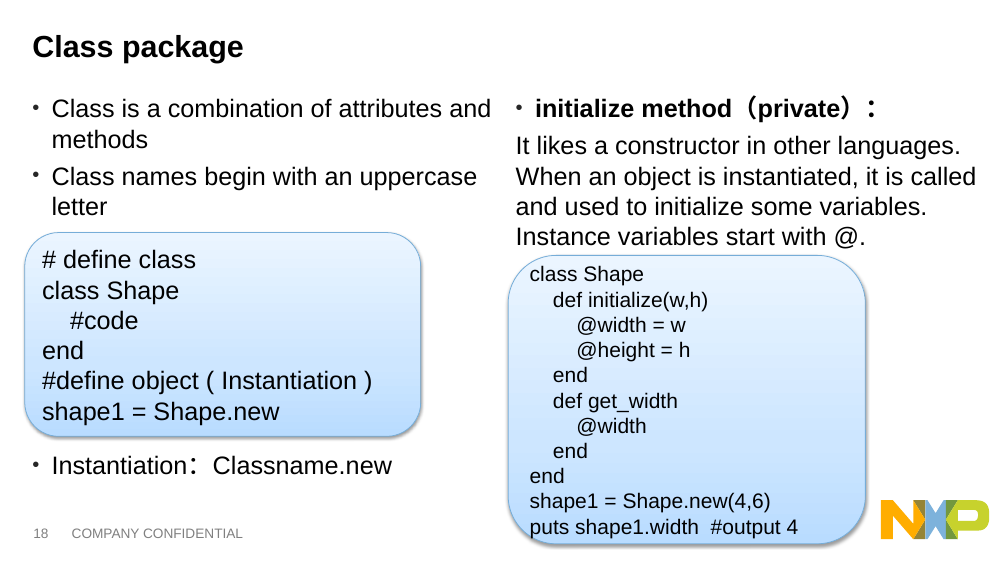
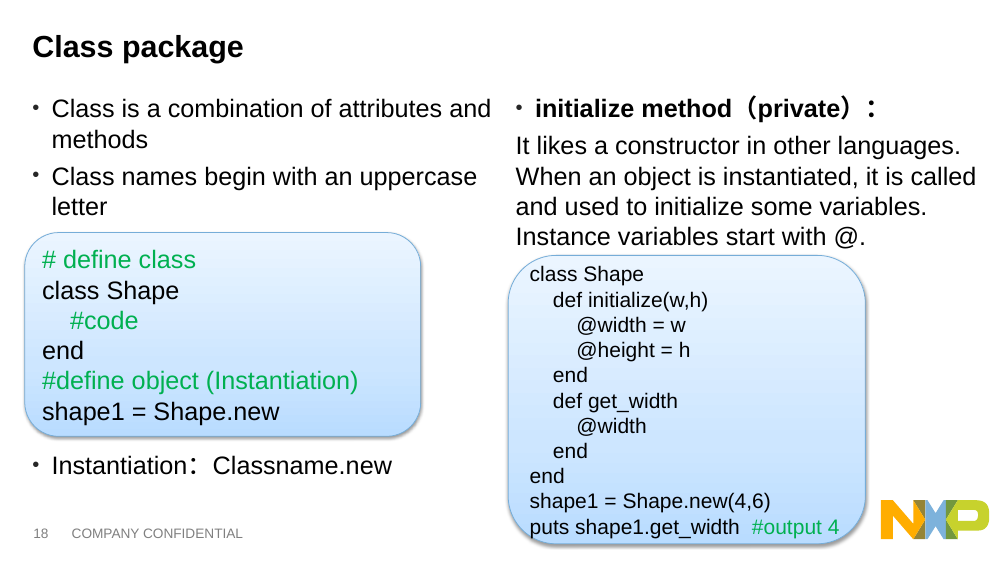
Before and after one commit to jfyh5388/ruby_training, a slide deck: slide 18 of Ruby basic training_eng V1.1.pptx. Drawn at 1008x567 pixels with LibreOffice and Linux fonts; fonts in the diff are those of the drawing. Boxes give left, top, right and bottom in pixels: in the first picture for what was removed or moved away, otherwise in the second. Text is boxed around its words. In the diff, an @@ line names an element or a change of style, - is before the commit and + after.

```diff
--- a/Ruby basic training_eng V1.1.pptx
+++ b/Ruby basic training_eng V1.1.pptx
@@ text in rounded rectangle at bbox=[63, 249, 196, 330]: text colour #000000 to #00B050 in "# define class", "#code" @@
@@ text in rounded rectangle at bbox=[42, 370, 359, 395]: text changed; text colour #000000 to #00B050 @@
-#define object ( Instantiation )
+#define object (Instantiation)
@@ text in rounded rectangle at bbox=[530, 518, 840, 538]: text changed @@
-puts shape1.width #output 4
+puts shape1.get_width #output 4
```
Also in this commit, not shown: 16 other slides changed.
